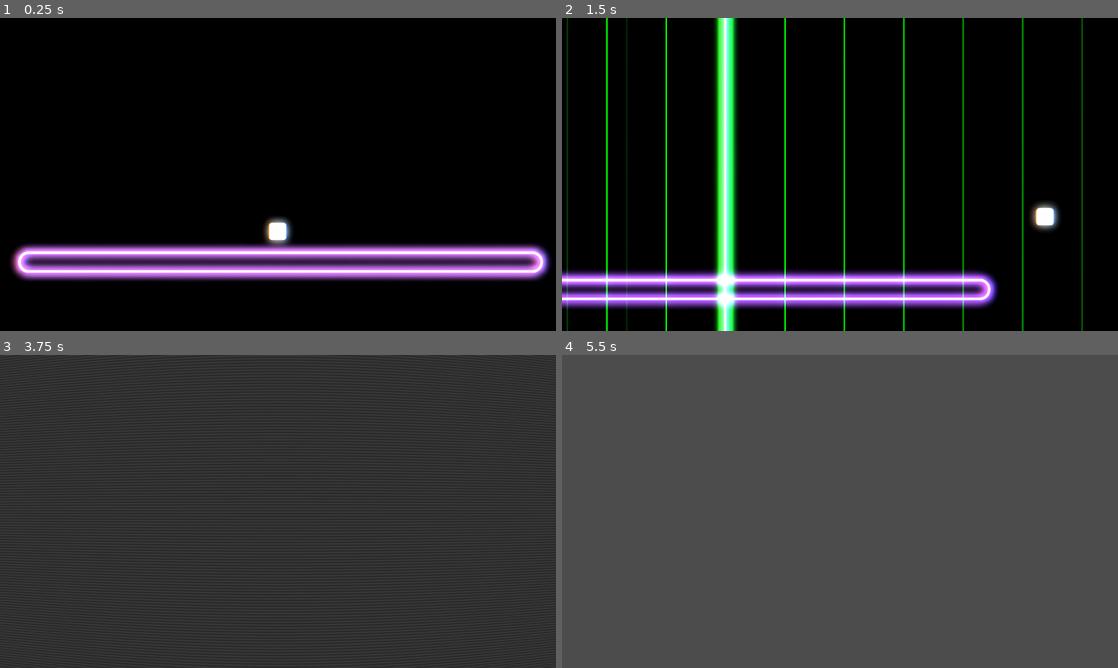
Above: before the commit, frames 1-4 (two rows, left to right).
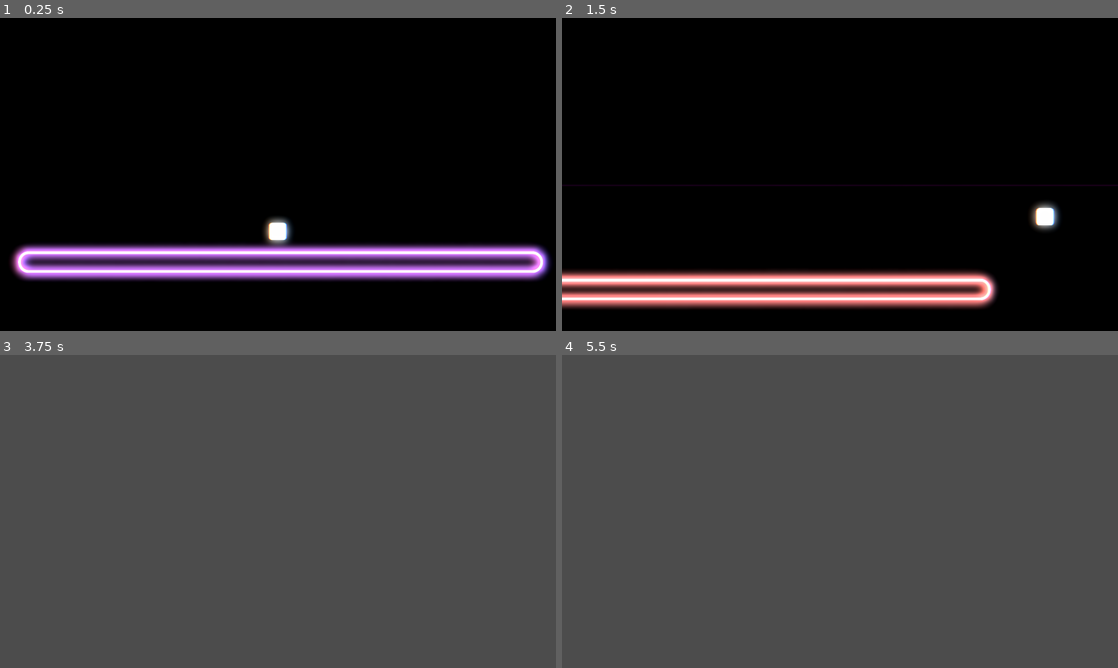
Above: after the commit, the same moments.

Repository: FireEntity1/beat-jumper
Game: Godot game, scene res://scenes/main_game.tscn
Same seed, same stepped clock (60 frames per second), same inputs: the game is played once before the commit and once after it.
Inputs:
- Up to frame 1 (0.25 s): no input
- Up to frame 2 (1.5 s): tap Enter at 0.5 s; hold D (right) from 0.53 s (still down); tap S (slam) at 0.6 s; tap Space (jump) at 0.77 s; tap Ctrl (dash) at 1.35 s
- Up to frame 3 (3.75 s): tap Space (jump) at 1.52, 2.75, 3.02 s; tap S (slam) at 1.55, 2.1, 3.05 s; release D (right) at 2.03 s; hold Left (left) 2.03-2.78 s; hold D (right) from 2.78 s (still down); tap Alt at 2.85 s; tap Enter at 3.5 s; tap Shift at 3.6 s
- Up to frame 4 (5.5 s): tap Space (jump) at 3.77, 4.25, 4.52 s; tap S (slam) at 3.8, 4.35, 5.3 s; release D (right) at 4.28 s; hold Left (left) 4.28-5.03 s; tap Enter at 5 s; hold D (right) from 5.03 s (still down); tap Ctrl (dash) at 5.1 s

The runs differ from the first frame. In frame 2, 15% of the frame differs, in the area x 0-100%, y 0-100%; in frame 3, 59%; in frame 4, nothing differs.

Commit message:
feat: laser spread + glitch fx

Diff:
--- /dev/null
+++ b/components/laser_slam.tscn
@@ -0,0 +1,34 @@
+[gd_scene load_steps=3 format=3 uid="uid://cfrny7stmyr2m"]
+
+[ext_resource type="Script" uid="uid://00uu26xp50ky" path="res://scripts/laser.gd" id="1_ch01h"]
+
+[sub_resource type="ParticleProcessMaterial" id="ParticleProcessMaterial_ch01h"]
+particle_flag_disable_z = true
+angular_velocity_min = -530.53
+angular_velocity_max = 227.37
+orbit_velocity_min = 9.49949e-08
+orbit_velocity_max = 9.49949e-08
+radial_velocity_min = 526.32
+radial_velocity_max = 1000.0
+gravity = Vector3(0, 0, 0)
+scale_min = 0.0
+scale_max = 27.32
+scale_over_velocity_max = 328.95
+
+[node name="laser_slam" type="Area2D"]
+script = ExtResource("1_ch01h")
+is_slam = true
+
+[node name="sprite" type="ColorRect" parent="."]
+offset_top = -7848.0
+offset_right = 94.0
+offset_bottom = 2.0
+
+[node name="particles" type="GPUParticles2D" parent="."]
+position = Vector2(44, 1)
+emitting = false
+amount = 128
+lifetime = 0.55
+preprocess = 0.2
+fixed_fps = 120
+process_material = SubResource("ParticleProcessMaterial_ch01h")
--- /dev/null
+++ b/components/laser_spread.tscn
@@ -0,0 +1,6 @@
+[gd_scene load_steps=2 format=3 uid="uid://b6mxnrjgpc007"]
+
+[ext_resource type="Script" uid="uid://b5qonalp86ygy" path="res://scripts/laser_spread.gd" id="1_oookd"]
+
+[node name="laser_spread" type="Node2D"]
+script = ExtResource("1_oookd")
--- a/components/player.tscn
+++ b/components/player.tscn
@@ -1,10 +1,11 @@
-[gd_scene load_steps=10 format=3 uid="uid://dg2baiggrj1"]
+[gd_scene load_steps=12 format=3 uid="uid://dg2baiggrj1"]
 
 [ext_resource type="Script" uid="uid://o3l8jxgj15gh" path="res://scripts/player.gd" id="1_51jd6"]
 [ext_resource type="Texture2D" uid="uid://cp00voqwjwugr" path="res://sprites/player.png" id="2_51jd6"]
 [ext_resource type="Shader" uid="uid://cfougkojpbfp6" path="res://shaders/chromabb.gdshader" id="3_uapwn"]
 [ext_resource type="Shader" uid="uid://d1dhhkfpacurf" path="res://shaders/shake.gdshader" id="4_5odhx"]
 [ext_resource type="Shader" uid="uid://b71npkfnggvy6" path="res://shaders/vhs.gdshader" id="5_1kub6"]
+[ext_resource type="Shader" uid="uid://bey2vtoslpwr5" path="res://shaders/glitch.gdshader" id="6_kuobi"]
 
 [sub_resource type="RectangleShape2D" id="RectangleShape2D_0g4kb"]
 size = Vector2(86, 87)
@@ -26,6 +27,15 @@
 shader = ExtResource("5_1kub6")
 shader_parameter/scanline_count = 108.065
 shader_parameter/intensity = 0.0
+
+[sub_resource type="ShaderMaterial" id="ShaderMaterial_0lm1f"]
+shader = ExtResource("6_kuobi")
+shader_parameter/running = false
+shader_parameter/shake_power = 0.03
+shader_parameter/shake_rate = 1.0
+shader_parameter/shake_speed = 5.0
+shader_parameter/shake_block_size = 30.5
+shader_parameter/shake_color_rate = 0.01
 
 [node name="player" type="CharacterBody2D"]
 script = ExtResource("1_51jd6")
@@ -77,3 +87,13 @@
 offset_top = -27.0
 offset_right = 1950.0
 offset_bottom = 1109.0
+
+[node name="layer4" type="CanvasLayer" parent="."]
+layer = 4
+
+[node name="glitch" type="ColorRect" parent="layer4"]
+material = SubResource("ShaderMaterial_0lm1f")
+offset_left = -39.0
+offset_top = -27.0
+offset_right = 1950.0
+offset_bottom = 1109.0
--- a/scripts/event_handler.gd
+++ b/scripts/event_handler.gd
@@ -3,7 +3,9 @@
 var event_types = {
 	"laser": preload("res://components/laser.tscn"),
 	"laser_circle": preload("res://components/laser_circle.tscn"),
-	"laser_sweep": preload("res://components/laser_sweep.tscn")
+	"laser_sweep": preload("res://components/laser_sweep.tscn"),
+	"laser_spread": preload("res://components/laser_spread.tscn"),
+	"laser_slam": preload("res://components/laser_slam.tscn")
 	}
 var epsilon = 0.000000001
 @export var bpm: float = 118
@@ -13,7 +15,7 @@
 var event_index = 0
 
 var event_classes = {
-	"movable": ["laser", "laser_circle", "laser_sweep"],
+	"movable": ["laser", "laser_circle", "laser_sweep", "laser_spread"],
 	"screen_effect": ["shake", "glitch","platform_colour", "camera_kick"]
 }
 
@@ -24,213 +26,350 @@
 
 var events = [
 	{
+		"type": "visualizer",
+		"beat": 4,
+		"status": false
+	},
+	{
+		"type": "laser_circle",
+		"beat": 0+4,
+		"pos": Vector2(5,3),
+		"rot": 0,
+		"radius": 400,
+		"amount": 12,
+		"edges": 12,
+		"speed": 1.0/6.0,
+		"colour": ["pink","red"],
+		"direction": 1
+	},
+	{
+		"type": "laser_circle",
+		"beat": 2+4,
+		"pos": Vector2(5,3),
+		"rot": 90,
+		"radius": 400,
+		"amount": 12,
+		"edges": 12,
+		"speed": 1.0/6.0,
+		"colour": ["purple","blue"],
+		"direction": -1
+	},
+	{
 		"type": "platform_colour",
-		"beat": 1,
-		"colour": "purple",
-		"speed": 1
-	},
-	#{
-		#"type": "shake",
-		#"beat": 3,
-		#"status": true,
-		#"strength": 0.2
-	#},
-	{
-		"type": "laser_sweep",
-		"beat": 3,
-		"pos": Vector2(5,1),
-		"rot": 90,
-		"amount": 8,
-		"speed": 1.0/8.0,
-		"distance": 300,
-		"outwards": true,
-		"colour": ["green","green"]
-	},
-	{
-		"type": "laser_sweep",
-		"beat": 3.75,
-		"pos": Vector2(3,1),
-		"rot": 90,
-		"amount": 8,
-		"speed": 1.0/8.0,
-		"distance": 300,
-		"outwards": true,
-		"colour": ["green","green"]
-	},
-	{
-		"type": "laser_sweep",
-		"beat": 4.5,
-		"pos": Vector2(5,1),
-		"rot": 90,
-		"amount": 8,
-		"speed": 1.0/8.0,
-		"distance": 300,
-		"outwards": true,
-		"colour": ["green","green"]
-	},
-	{
-		"type": "laser_sweep",
-		"beat": 5.25,
-		"pos": Vector2(5,1),
-		"rot": 90,
-		"amount": 8,
-		"speed": 1.0/8.0,
-		"distance": 300,
-		"outwards": true,
-		"colour": ["green","green"]
-	},
-	{
-		"type": "laser_sweep",
-		"beat": 6,
-		"pos": Vector2(5,1),
-		"rot": 90,
-		"amount": 8,
-		"speed": 1.0/8.0,
-		"distance": 300,
-		"outwards": true,
-		"colour": ["green","green"]
-	},
-	{
-		"type": "laser_sweep",
-		"beat": 6,
-		"pos": Vector2(7,1),
-		"rot": 90,
-		"amount": 8,
-		"speed": 1.0/8.0,
-		"distance": 300,
-		"outwards": true,
-		"colour": ["green","green"]
-	},
-	{
-		"type": "platform_colour",
-		"beat": 5,
-		"colour": "hotpink",
-		"speed": 1
-	},
-	{
-		"type": "laser",
-		"beat": 5,
-		"pos": Vector2(2,5),
-		"rot": 0,
-		"colour": "blue"
-	},
-	{
-		"type": "platform_colour",
-		"beat": 7,
+		"beat": 4,
 		"colour": "black",
 		"speed": 10
 	},
 	{
+		"type": "visualizer",
+		"beat": 4+4,
+		"status": true
+	},
+	{
 		"type": "platform_colour",
-		"beat": 10,
-		"colour": "hotpink",
-		"speed": 3
-	},
-	{
-		"type": "laser_circle",
-		"beat": 7,
+		"beat": 4+3,
+		"colour": "pink",
+		"speed": 5
+	},
+	{
+		"type": "platform_colour",
+		"beat": 4+4,
+		"colour": "pink",
+		"speed": 50
+	},
+	{
+		"type": "laser_slam",
+		"beat": 8,
+		"pos": Vector2(5,1),
+		"rot": 0,
+		"colour": "pink"
+	},
+	{
+		"type": "laser_spread",
+		"beat": 4+4,
+		"colours": ["pink"],
+		"speed": 3,
+		"amount": 10,
+		"length": 3.0,
 		"pos": Vector2(5,3),
-		"rot": 0,
-		"radius": 500,
-		"amount": 64,
-		"edges": 12,
-		"speed": 1.0/16.0,
-		"colour": ["hotpink", "red"],
-		"direction": 1
+		"rot": 0
+	},
+	{
+		"type": "laser_spread",
+		"beat": 4+4,
+		"colours": ["pink"],
+		"speed": 3,
+		"amount": 10,
+		"length": 3.0,
+		"pos": Vector2(7,3),
+		"rot": 0
+	},
+	{
+		"type": "glitch",
+		"beat": 4+4,
+		"length": 3,
+		"strength": 0.5
+	},
+	{
+		"type": "platform_colour",
+		"beat": 7+4,
+		"colour": "black",
+		"speed": 10
+	},
+	{
+		"type": "platform_colour",
+		"beat": 8+4,
+		"colour": "blue",
+		"speed": 50
+	},
+	{
+		"type": "laser_spread",
+		"beat": 8+4,
+		"colours": ["blue"],
+		"speed": 3,
+		"amount": 10,
+		"length": 4.0,
+		"pos": Vector2(5,3),
+		"rot": 0
+	},
+	{
+		"type": "laser_spread",
+		"beat": 8+4,
+		"colours": ["blue"],
+		"speed": 3,
+		"amount": 10,
+		"length": 4.0,
+		"pos": Vector2(7,3),
+		"rot": 0
+	},
+	{
+		"type": "glitch",
+		"beat": 8+4,
+		"length": 4,
+		"strength": 0.5
+	},
+	{
+		"type": "platform_colour",
+		"beat": 12+4,
+		"colour": "black",
+		"speed": 5
 	},
 	{
 		"type": "visualizer",
-		"beat": 7,
-		"status": false,
-	},
-	{
-		"type": "chromabb",
-		"beat": 7,
-		"status": true,
-		"intensity": 10.0,
-	},
-	{
-		"type": "shake",
-		"beat": 7,
-		"status": false,
-		"strength": 0.5
-	},
-	{
-		"type": "vhs",
-		"beat": 7,
-		"status": true,
-		"intensity": 1.0
-	},
-	{
-		"type": "vhs",
-		"beat": 10,
-		"status": false,
-		"intensity": 0.5
-	},
-	{
-		"type": "chromabb",
-		"beat": 11,
-		"status": false,
-		"intensity": 10.0,
-	},
-	{
-		"type": "laser_circle",
-		"beat": 11,
-		"pos": Vector2(2,3),
-		"rot": 0,
-		"radius": 400,
-		"amount": 64,
-		"edges": 7,
-		"speed": 1.0/2.0,
-		"colour": ["hotpink"],
-		"direction": 1
-	},
-	{
-		"type": "visualizer",
-		"beat": 11,
-		"status": true,
-	},
-	{
-		"type": "camera_kick",
-		"beat": 11,
-		"status": true,
-		"speed": 1.0/4.0
-	},
-	{
-		"type": "laser_circle",
-		"beat": 11.5,
-		"pos": Vector2(8,3),
-		"rot": 0,
-		"radius": 400,
-		"amount": 64,
-		"edges": 7,
-		"speed": 1.0/2.0,
-		"colour": ["purple"],
-		"direction": -1
-	},
-	{
-		"type": "camera_kick",
-		"beat": 43,
-		"status": false,
-		"speed": 1.0/4.0
-	},
-	{
-		"type": "vhs",
-		"beat": 23,
-		"status": true,
-		"intensity": 1.0
-	},
-	{
-		"type": "vhs",
-		"beat": 27,
-		"status": false,
-		"intensity": 0.3
-	},
+		"beat": 12+4,
+		"status": false
+	},
+
 ]
+
+#var events = [
+	#{
+		#"type": "laser_spread",
+		#"beat": 2,
+		#"colours": ["pink","blue","red","orange"],
+		#"speed": 2,
+		#"amount": 10,
+		#"length": 8.0,
+		#"pos": Vector2(5,3),
+		#"rot": 0
+	#},
+	##{
+		##"type": "shake",
+		##"beat": 3,
+		##"status": true,
+		##"strength": 0.2
+	##},
+	#{
+		#"type": "platform_colour",
+		#"beat": 5,
+		#"colour": "hotpink",
+		#"speed": 1
+	#},
+	#{
+		#"type": "laser",
+		#"beat": 5,
+		#"pos": Vector2(2,5),
+		#"rot": 0,
+		#"colour": "blue"
+	#},
+	#{
+		#"type": "platform_colour",
+		#"beat": 7,
+		#"colour": "black",
+		#"speed": 10
+	#},
+	#{
+		#"type": "platform_colour",
+		#"beat": 10,
+		#"colour": "hotpink",
+		#"speed": 3
+	#},
+	#{
+		#"type": "laser_circle",
+		#"beat": 7,
+		#"pos": Vector2(5,3),
+		#"rot": 0,
+		#"radius": 500,
+		#"amount": 64,
+		#"edges": 12,
+		#"speed": 1.0/16.0,
+		#"colour": ["hotpink", "red"],
+		#"direction": 1
+	#},
+	#{
+		#"type": "visualizer",
+		#"beat": 7,
+		#"status": false,
+	#},
+	#{
+		#"type": "chromabb",
+		#"beat": 7,
+		#"status": true,
+		#"intensity": 10.0,
+	#},
+	#{
+		#"type": "shake",
+		#"beat": 7,
+		#"status": false,
+		#"strength": 0.5
+	#},
+	#{
+		#"type": "vhs",
+		#"beat": 7,
+		#"status": true,
+		#"intensity": 1.0
+	#},
+	#{
+		#"type": "vhs",
+		#"beat": 10,
+		#"status": true,
+		#"intensity": 0.25
+	#},
+	#{
+		#"type": "chromabb",
+		#"beat": 11,
+		#"status": false,
+		#"intensity": 10.0,
+	#},
+	#{
+		#"type": "laser_circle",
+		#"beat": 11,
+		#"pos": Vector2(2,3),
+		#"rot": 0,
+		#"radius": 400,
+		#"amount": 64,
+		#"edges": 7,
+		#"speed": 1.0/2.0,
+		#"colour": ["hotpink"],
+		#"direction": 1
+	#},
+	#{
+		#"type": "visualizer",
+		#"beat": 11,
+		#"status": true,
+	#},
+	#{
+		#"type": "camera_kick",
+		#"beat": 11,
+		#"status": true,
+		#"speed": 1.0/4.0
+	#},
+	#{
+		#"type": "platform_colour",
+		#"beat": 11,
+		#"colour": "red",
+		#"speed": 10
+	#},
+	#{
+		#"type": "platform_colour",
+		#"beat": 12,
+		#"colour": "orange",
+		#"speed": 10
+	#},
+	#{
+		#"type": "platform_colour",
+		#"beat": 13,
+		#"colour": "green",
+		#"speed": 10
+	#},
+	#{
+		#"type": "platform_colour",
+		#"beat": 14,
+		#"colour": "blue",
+		#"speed": 10
+	#},
+	#{
+		#"type": "platform_colour",
+		#"beat": 15,
+		#"colour": "purple",
+		#"speed": 10
+	#},
+		#{
+		#"type": "platform_colour",
+		#"beat": 16,
+		#"colour": "red",
+		#"speed": 10
+	#},
+	#{
+		#"type": "platform_colour",
+		#"beat": 17,
+		#"colour": "orange",
+		#"speed": 10
+	#},
+	#{
+		#"type": "platform_colour",
+		#"beat": 18,
+		#"colour": "green",
+		#"speed": 10
+	#},
+	#{
+		#"type": "platform_colour",
+		#"beat": 19,
+		#"colour": "blue",
+		#"speed": 10
+	#},
+	#{
+		#"type": "platform_colour",
+		#"beat": 20,
+		#"colour": "purple",
+		#"speed": 10
+	#},
+	#{
+		#"type": "laser_circle",
+		#"beat": 11.5,
+		#"pos": Vector2(8,3),
+		#"rot": 0,
+		#"radius": 400,
+		#"amount": 64,
+		#"edges": 7,
+		#"speed": 1.0/2.0,
+		#"colour": ["purple"],
+		#"direction": -1
+	#},
+	#{
+		#"type": "camera_kick",
+		#"beat": 43,
+		#"status": false,
+		#"speed": 1.0/4.0
+	#},
+	#{
+		#"type": "vhs",
+		#"beat": 23,
+		#"status": true,
+		#"intensity": 1.0
+	#},
+	#{
+		#"type": "vhs",
+		#"beat": 27,
+		#"status": false,
+		#"intensity": 0.3
+	#},
+#]
 
 func _ready() -> void:
 	bpm += epsilon
-	$music.play(310.4)
+	#$music.play(310.4)
+	$music.play(279.5)
 	events.sort_custom(sort_by_trigger_beat)
 	$main_platform/platform_sprite.modulate = global.colours_raw["purple"]
 
@@ -300,6 +439,11 @@
 				global.chromabb_intensity = event.intensity
 				event_index += 1
 				continue
+			elif event.type == "glitch":
+				glitch_timeout(event.length)
+				global.glitch_strength = event.strength
+				event_index += 1
+				continue
 			elif event.type in event_types:
 				temp = event_types[event.type].instantiate()
 				temp.fire_beat = event.beat
@@ -315,12 +459,20 @@
 						temp.edges = event.edges
 						temp.amount = event.amount
 						temp.colour = event.colour
+						temp.direction = event.direction
 					"laser_sweep":
 						temp.speed = event.speed
 						temp.amount = event.amount
 						temp.distance = event.distance
 						temp.outwards = event.outwards
 						temp.colour = event.colour
+					"laser_spread":
+						temp.speed = event.speed
+						temp.colours = event.colours
+						temp.amount = event.amount
+						temp.length = event.length
+					"laser_slam":
+						temp.colour = event.colour
 				add_child(temp)
 				event_index += 1
 
@@ -342,3 +494,8 @@
 	showing_sun = true
 	await get_tree().create_timer((60.0/bpm)*time).timeout
 	showing_sun = false
+
+func glitch_timeout(time):
+	global.glitch = true
+	await get_tree().create_timer((60.0/bpm)*time).timeout
+	global.glitch = false
--- a/scripts/global.gd
+++ b/scripts/global.gd
@@ -19,6 +19,9 @@
 
 var current_col: Color
 
+var glitch = false
+var glitch_strength = 1
+
 var shake = false
 var shake_strength = 0.5
 
@@ -26,6 +29,8 @@
 	"laser": 0.6,
 	"laser_circle": 0.6,
 	"laser_sweep": 0.6,
+	"laser_spread": 0.6,
+	"laser_slam": 0.6,
 
 	"platform_colour": 0.0,
 	"sun": 0.0,
@@ -33,21 +38,25 @@
 	"shake": 0.0,
 	"visualizer": 0.0,
 	"vhs": 0.0,
-	"chromabb": 0.0
+	"chromabb": 0.0,
+	"glitch": 0.0
 }
 
 var prefire_beat = {
 	"laser": prefire_sec.laser * (bpm / 60.0),
 	"laser_circle": prefire_sec.laser_circle * (bpm / 60.0),
 	"laser_sweep": prefire_sec.laser_sweep * (bpm / 60.0),
+	"laser_spread": prefire_sec.laser_spread * (bpm / 60.0),
+	"laser_slam": prefire_sec.laser_slam * (bpm / 60.0),
 
-	"platform_colour": prefire_sec.platform_colour * (bpm / 60.0),
-	"sun": prefire_sec.sun * (bpm / 60.0),
-	"camera_kick": prefire_sec.camera_kick * (bpm / 60.0),
-	"shake": prefire_sec.shake * (bpm/60.0),
-	"visualizer": prefire_sec.visualizer * (bpm/60.0),
-	"vhs": prefire_sec.vhs * (bpm/60.0),
-	"chromabb": prefire_sec.chromabb * (bpm/60.0)
+	"platform_colour": 0,
+	"sun": prefire_sec.sun * 0,
+	"camera_kick": prefire_sec.camera_kick * 0,
+	"shake": 0,
+	"visualizer": 0,
+	"vhs": 0,
+	"chromabb": 0,
+	"glitch": 0
 }
 
 const defaults = {
@@ -84,7 +93,8 @@
 	"platform_colour": {
 		"type": "platform_colour",
 		"beat": 0,
-		"colour": "pink"
+		"colour": "pink",
+		"speed": 5
 	},
 	"sun": {
 		"type": "sun",
@@ -146,10 +156,14 @@
 }
 
 func _ready() -> void:
-	pass
+	apply_prefire()
 
 func _process(delta: float) -> void:
 	pass
 
 func apply_grid(value: Vector2):
 	return (value*grid_mult) + grid_offset
+
+func apply_prefire():
+	for key in prefire_sec:
+		prefire_sec[key] = prefire_sec[key]*(bpm / 60.0)
--- a/scripts/laser.gd
+++ b/scripts/laser.gd
@@ -1,4 +1,6 @@
 extends Area2D
+
+@export var is_slam = false
 
 @export var fire_pos: String
 @export var fire_beat: float
@@ -9,8 +11,13 @@
 var is_fired = false
 var finished = false
 
+@export var fire_hold = 0.0
+@export var edge = false
+
 func _ready() -> void:
 	print("Began prefire: ", global.beat, " for fire beat: ", fire_beat)
+	if edge:
+		$sprite.position = Vector2(-7147,-4)
 	$sprite.modulate.r = global.colours[colour][0]/8
 	$sprite.modulate.g = global.colours[colour][1]/8
 	$sprite.modulate.b = global.colours[colour][2]/8
@@ -18,11 +25,14 @@
 		position = global.apply_grid(pos)
 	else:
 		position = pos
-	rotation_degrees = rot
 	await get_tree().create_timer(2).timeout
-	queue_free()
+	#queue_free()
 
 func _process(delta: float) -> void:
+	if is_slam:
+		position.y = 120
+		print("slam")
+	rotation_degrees = rot
 	if not is_fired and $sprite.modulate.a < 1:
 		$sprite.modulate.a += delta*2
 
@@ -31,6 +41,9 @@
 
 	if is_fired and not finished:
 		$sprite.modulate += Color(global.colours[colour][0]*delta,global.colours[colour][1]*delta,global.colours[colour][2]*delta)
+		$sprite.modulate.r = clamp($sprite.modulate.r,0,global.colours[colour][0]/3)
+		$sprite.modulate.g = clamp($sprite.modulate.g,0,global.colours[colour][1]/3)
+		$sprite.modulate.b = clamp($sprite.modulate.b,0,global.colours[colour][2]/3)
 		$sprite.modulate.a = 4
 
 	if finished:
@@ -39,10 +52,17 @@
 			queue_free()
 
 func start_fire_seq():
+	if is_fired:
+		return
 	is_fired = true
 	print("Fired: ", fire_beat, " at ", global.beat)
-	await get_tree().create_timer(0.2).timeout
+	var hold_time = 0.2
+	if fire_hold >= 0.1:
+		hold_time = (60/global.bpm)*fire_hold
+	await get_tree().create_timer(hold_time).timeout
 	finished = true
+	await get_tree().create_timer(10.0).timeout
+	queue_free()
 
 func crossed(prev: float, now: float, target: float) -> bool:
 	return prev < target and now >= target
--- /dev/null
+++ b/scripts/laser_spread.gd
@@ -0,0 +1,57 @@
+extends Node2D
+
+const LASER = preload("res://components/laser.tscn")
+
+@export var colours = ["pink"]
+
+@export var amount = 1
+@export var speed = 10
+
+var cur_speed = 0
+
+@export var pos = Vector2(5,5)
+@export var rot = 0
+
+@export var length = 1.0
+
+@export var fire_beat = 0.0
+
+var lasers = []
+
+func _ready() -> void:
+	position = Vector2(global.apply_grid(pos).x, 120)
+	for i in range(amount):
+		var temp = LASER.instantiate()
+		temp.rot = 90
+		temp.fire_beat = fire_beat + 0.05*i
+		temp.pos = global_position
+		temp.colour = colours[i%colours.size()]
+		temp.snap = false
+		temp.fire_hold = length
+		temp.edge = true
+		lasers.append(temp)
+		add_child(temp)
+		await get_tree().create_timer(0.1)
+
+func _process(delta: float) -> void:
+	var i = 1
+	if global.beat > fire_beat + 10:
+		queue_free()
+	# go slow b4 fire (looks cool)
+	if global.beat < fire_beat:
+		cur_speed = move_toward(cur_speed,speed/4,delta*10)
+		for laser in lasers:
+			if i % 2 == 0:
+				laser.rot += delta*cur_speed*i
+			else:
+				laser.rot -= delta*cur_speed*i
+			i += 1
+	# zoom zoom after fire
+	elif global.beat < fire_beat + length:
+		cur_speed = move_toward(cur_speed,speed,delta*10)
+		for laser in lasers:
+			if i % 2 == 0:
+				laser.rot += delta*cur_speed*i
+			else:
+				laser.rot -= delta*cur_speed*i
+			i += 1
--- a/scripts/player.gd
+++ b/scripts/player.gd
@@ -17,6 +17,7 @@
 @onready var chromabb = $layer/chromabb.material as ShaderMaterial
 @onready var shake = $layer2/shake.material as ShaderMaterial
 @onready var vhs = $layer3/vhs.material as ShaderMaterial
+@onready var glitch = $layer4/glitch.material as ShaderMaterial
 
 func _ready() -> void:
 	pulse_loop()
@@ -51,12 +52,16 @@
 		chromabb.get_shader_parameter("r_displacement").move_toward(Vector2(ci*3,-ci*1.2),delta*300))
 		chromabb.set_shader_parameter("b_displacement",
 		chromabb.get_shader_parameter("b_displacement").move_toward(Vector2(-ci*3,ci*1.2),delta*300))
-	print(chromabb.get_shader_parameter("r_displacement"))
-	print(chromabb.get_shader_parameter("b_displacement"))
+	print(global.shake)
 	if global.shake:
 		shake.set_shader_parameter("ShakeStrength",global.shake_strength)
 	else:
 		shake.set_shader_parameter("ShakeStrength",0.0)
+	if global.glitch:
+		glitch.set_shader_parameter("running", true)
+		glitch.set_shader_parameter("shake_power",float(global.glitch_strength)/100)
+	else:
+		glitch.set_shader_parameter("running", false)
 	if global.vhs:
 		vhs.set_shader_parameter("intensity",
 		move_toward(vhs.get_shader_parameter("intensity"),global.vhs_intensity,delta*3))
--- a/scripts/visualizer.gd
+++ b/scripts/visualizer.gd
@@ -10,7 +10,7 @@
 
 const rise_speed = 3
 const fall_speed = 0.1
-const normalization_speed = 0.02
+const normalization_speed = 0.002
 
 var bar_energies = []
 var max_energy = 0.1
@@ -44,11 +44,11 @@
 		var current_bar = bars[i]
 		var target_height = bar_energies[i] * 50 * clamp(0.2*max(i,1),0.5,3)
 		if global.visualizer:
-			current_bar.scale.y = lerp(current_bar.scale.y, target_height/50, 0.5)
+			current_bar.scale.y = lerp(current_bar.scale.y, target_height/50, 50.0*delta)
 			current_bar.modulate = global.current_col*(2.0/3.0) * (1.0 + bar_energies[i] * 1.0)
 		else:
-			current_bar.scale.y = 0
-			current_bar.modulate = 0
+			current_bar.scale.y = lerp(current_bar.scale.y, 0.0, 0.2)
+			global.current_col*(2.0/3.0) * (1.0 + bar_energies[i] * 1.0)
 		if i >= count:
 			current_bar.scale.y = 0
 		prev_hz = hz
--- /dev/null
+++ b/shaders/glitch.gdshader
@@ -0,0 +1,60 @@
+/*
+	Glitch Effect Shader by Yui Kinomoto @arlez80
+	MIT License
+*/
+
+shader_type canvas_item;
+
+uniform sampler2D SCREEN_TEXTURE : hint_screen_texture, filter_linear_mipmap;
+
+uniform bool running = true;
+
+// 振動の強さ
+uniform float shake_power = 0.03;
+// 振動率
+uniform float shake_rate : hint_range(0.0, 1.0) = 0.2;
+// 振動速度
+uniform float shake_speed = 5.0;
+// 振動ブロックサイズ
+uniform float shake_block_size = 30.5;
+// 色の分離率
+uniform float shake_color_rate : hint_range(0.0, 1.0) = 0.01;
+
+float random(float seed) {
+	return fract(
+		543.2543 * sin(
+			dot(vec2(seed, seed), vec2(3525.46, -54.3415))
+		)
+	);
+}
+
+void fragment() {
+	float run = float(running);
+
+	float enable_shift = run * float(
+		random(trunc(TIME * shake_speed)) < shake_rate
+	);
+
+	vec2 fixed_uv = SCREEN_UV;
+	fixed_uv.x += (
+		random(
+			(trunc(SCREEN_UV.y * shake_block_size) / shake_block_size) + TIME
+		) - 0.5
+	) * shake_power * enable_shift;
+
+	vec4 pixel_color = textureLod(SCREEN_TEXTURE, fixed_uv, 0.0);
+
+	pixel_color.r = mix(
+		pixel_color.r,
+		textureLod(SCREEN_TEXTURE, fixed_uv + vec2(shake_color_rate, 0.0), 0.0).r,
+		enable_shift
+	);
+
+	pixel_color.b = mix(
+		pixel_color.b,
+		textureLod(SCREEN_TEXTURE, fixed_uv + vec2(-shake_color_rate, 0.0), 0.0).b,
+		enable_shift
+	);
+
+	COLOR = pixel_color;
+}
Not shown, added: scripts/laser_spread.gd.uid
Not shown, added: shaders/glitch.gdshader.uid
Binary file changed: song-projects/doorless_room.band/Alternatives/000/WindowImage.jpg
Not shown, changed: song-projects/doorless_room.band/Alternatives/000/DisplayState.plist
Not shown, changed: song-projects/doorless_room.band/Alternatives/000/DisplayStateArchive
Not shown, changed: song-projects/doorless_room.band/Alternatives/000/ProjectData
